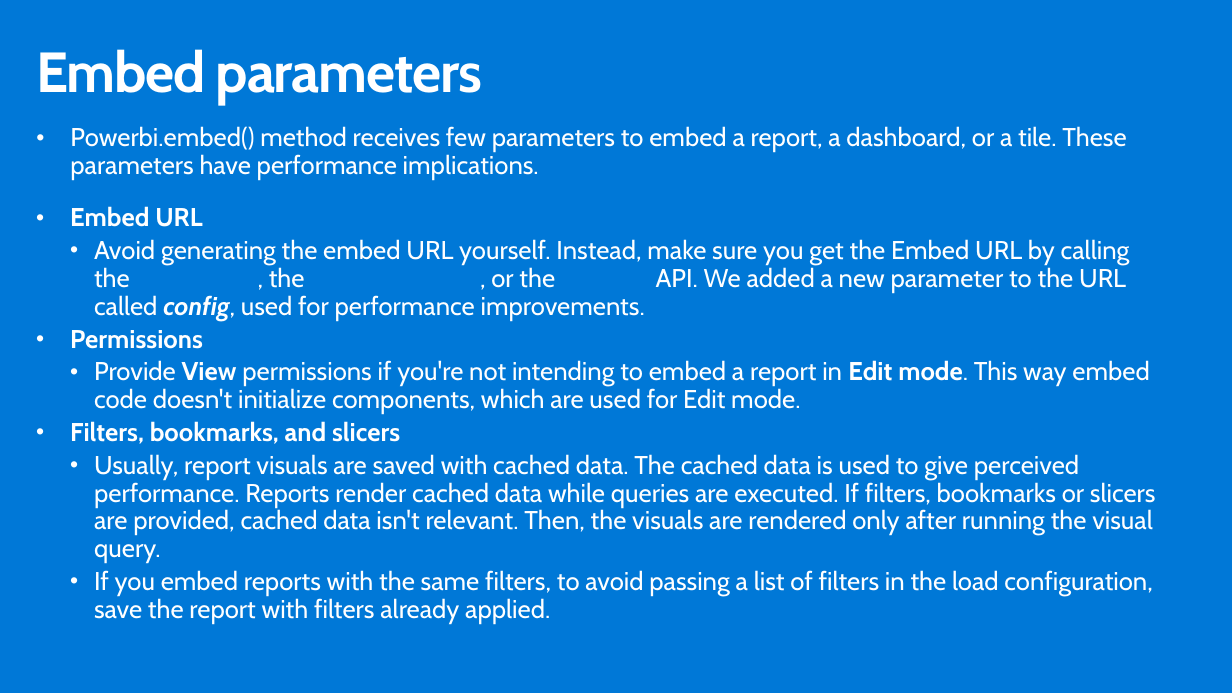
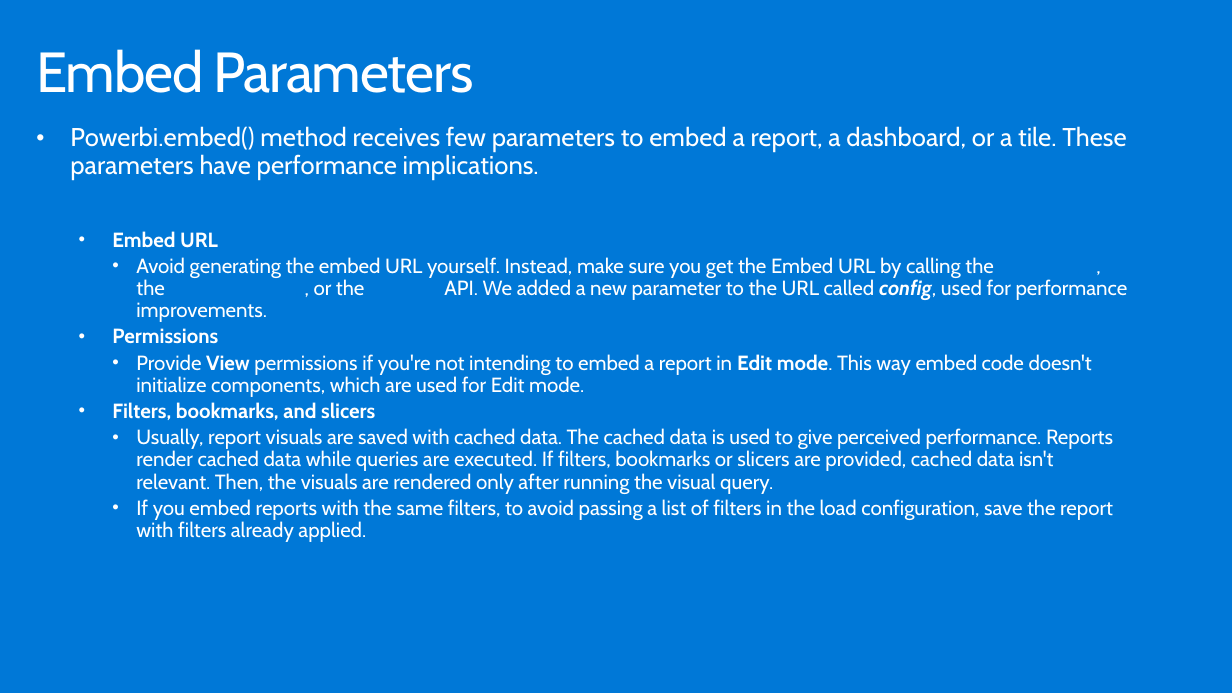
Before and after one commit to hnc198/AzurePowerBI, a slide deck: slide 5 of 4. Hands-on Modules/Embedding/_12. Performance Best Practices.pptx. Drawn at 1232x693 pixels with LibreOffice and Linux fonts; fonts in the diff are those of the drawing. Boxes give left, top, right and bottom in pixels: in the first picture for what was removed or moved away, otherwise in the second. Text is boxed around its words. In the diff, an @@ line names an element or a change of style, - is before the commit and + after.

```diff
--- a/4. Hands-on Modules/Embedding/_12. Performance Best Practices.pptx
+++ b/4. Hands-on Modules/Embedding/_12. Performance Best Practices.pptx
@@ title at (36, 49, 474, 93): text changed; bold off @@
-Embed parameters
+Embed Parameters
@@ text "Embed URL": place and size @@
-text "Embed URL" at (70, 206, 1156, 623)
+text "Embed URL" at (112, 231, 1128, 542)
@@ text "Embed URL" at (112, 231, 1128, 542): size 20 to 16 pt @@
```
Also in this commit, not shown: 4 other slides changed, 4 other files.
